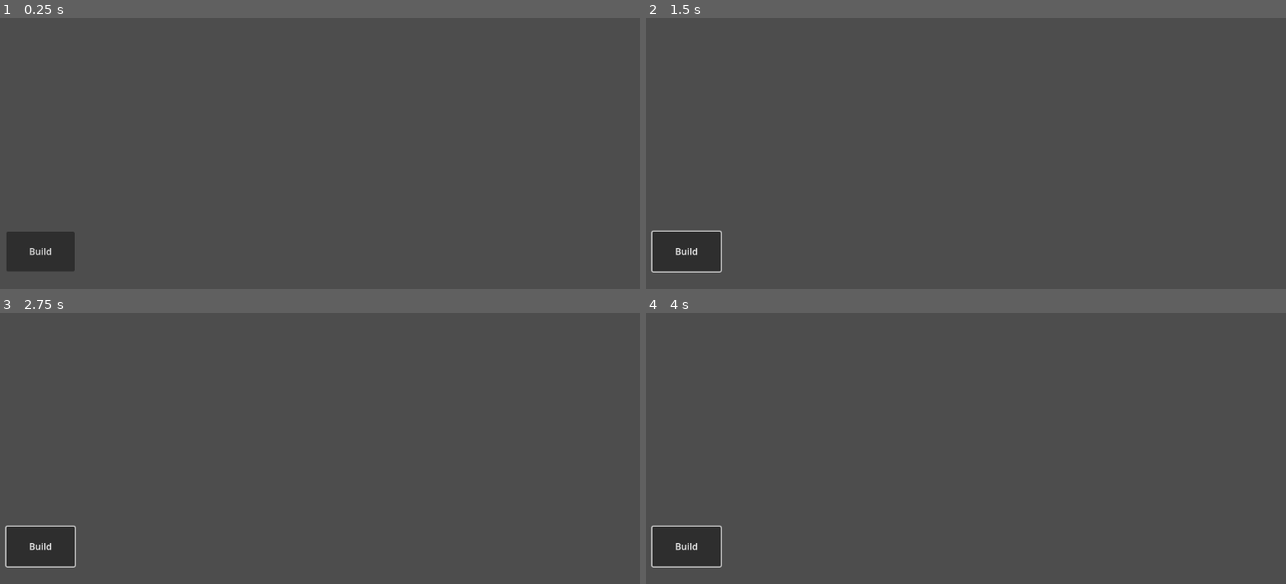
Above: before the commit, frames 1-4 (two rows, left to right).
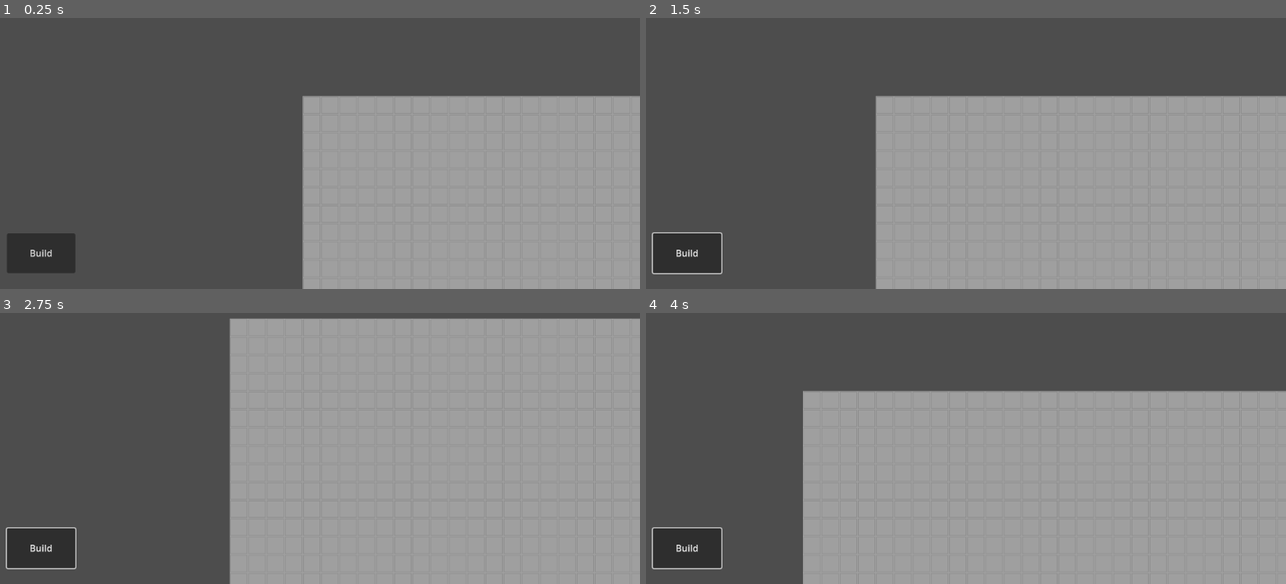
Above: after the commit, the same moments.

Repository: dwlee0802/BusinessTD
Game: Godot game, scene res://Scenes/game.tscn
The game is run twice, just before and just after one commit, with the same random seed, the same clock (stepped at 60 frames per second) and the same inputs.
Inputs (mouse positions are in pixels of both pictures, inside the frame that each line leads up to):
- Up to frame 1 (0.25 s): no input
- Up to frame 2 (1.5 s): click "Build" at 0.5 s; tap Enter at 1.25 s; move the mouse to (1100, 85) at 1.27 s; hold D from 1.28 s (still down); click (1100, 85) at 1.42 s
- Up to frame 3 (2.75 s): tap Space at 2 s; move the mouse to (179, 418) at 2.02 s; release D at 2.03 s; hold S from 2.03 s (still down); click (179, 418) at 2.17 s
- Up to frame 4 (4 s): tap Enter at 2.75 s; move the mouse to (1023, 318) at 2.77 s; release S at 2.78 s; hold D 2.78-3.53 s; click (1023, 318) at 2.92 s; tap Space at 3.5 s; move the mouse to (927, 472) at 3.52 s; hold W from 3.53 s (still down); click (927, 472) at 3.67 s

The runs differ from the first frame. In frame 1, 38% of the frame differs, in the area x 1-100%, y 28-100%; in frame 2, 46%; in frame 3, 63%, in the area x 0-100%, y 2-100%; in frame 4, 54%.

Commit message:
Imported scenes for tiles and mapblocks from another project.

Diff:
--- /dev/null
+++ b/Scenes/camera.gd
@@ -0,0 +1,38 @@
+extends Camera2D
+
+var tileSize
+
+var game
+
+
+# Called when the node enters the scene tree for the first time.
+func _ready():
+	game = get_parent()
+	var board = game.get_node("MapBlock")
+	tileSize = board.TILESIZE
+
+
+# Called every frame. 'delta' is the elapsed time since the previous frame.
+func _process(delta):
+	pass
+
+
+func _input(event):
+	if event is InputEventMouseButton:
+		if event.button_index == MOUSE_BUTTON_WHEEL_UP and event.pressed:
+			zoom = zoom * 1.1
+		if event.button_index == MOUSE_BUTTON_WHEEL_DOWN and event.pressed:
+			zoom = zoom * 0.9
+	if event is InputEventKey and event.pressed:
+		if event.keycode == KEY_W:
+			position += Vector2(0, -tileSize * 4)
+		if event.keycode == KEY_S:
+			position -= Vector2(0, -tileSize * 4)
+		if event.keycode == KEY_A:
+			position += Vector2(-tileSize * 4, 0)
+		if event.keycode == KEY_D:
+			position += Vector2(tileSize * 4, 0)
+
+func FocusOnTile(tile):
+	if tile != null:
+		position = tile.position + Vector2(-tileSize,-tileSize)
--- a/Scenes/game.gd
+++ b/Scenes/game.gd
@@ -1,5 +1,9 @@
 extends Node2D
 
+
+var turretScene = preload("res://Scenes/turret.tscn")
+
+var waitingForBuildLocation
 
 # Called when the node enters the scene tree for the first time.
 func _ready():
--- a/Scenes/game.tscn
+++ b/Scenes/game.tscn
@@ -1,49 +1,54 @@
-[gd_scene load_steps=2 format=3 uid="uid://dt8yek5dlrdl7"]
+[gd_scene load_steps=4 format=3 uid="uid://dt8yek5dlrdl7"]
 
 [ext_resource type="Script" path="res://Scenes/game.gd" id="1_771gj"]
+[ext_resource type="Script" path="res://Scenes/camera.gd" id="2_3q2bq"]
+[ext_resource type="PackedScene" uid="uid://oigaet4tkyjp" path="res://Scenes/map_block.tscn" id="2_d8xa2"]
 
 [node name="Game" type="Node2D"]
 script = ExtResource("1_771gj")
 
 [node name="Camera" type="Camera2D" parent="."]
+script = ExtResource("2_3q2bq")
 
-[node name="InGameUI" type="Control" parent="Camera"]
+[node name="CanvasLayer" type="CanvasLayer" parent="Camera"]
+
+[node name="InGameUI" type="Control" parent="Camera/CanvasLayer"]
 layout_mode = 3
 anchors_preset = 0
-offset_left = -577.0
-offset_top = -327.0
-offset_right = -537.0
-offset_bottom = -287.0
+offset_right = 40.0
+offset_bottom = 40.0
 
-[node name="BuildMenu" type="Control" parent="Camera/InGameUI"]
+[node name="BuildMenu" type="Control" parent="Camera/CanvasLayer/InGameUI"]
 anchors_preset = 0
 offset_left = 41.0
 offset_top = 550.0
 offset_right = 81.0
 offset_bottom = 590.0
 
-[node name="BuildButton" type="Button" parent="Camera/InGameUI/BuildMenu"]
+[node name="BuildButton" type="Button" parent="Camera/CanvasLayer/InGameUI/BuildMenu"]
 layout_mode = 0
 offset_right = 120.0
 offset_bottom = 70.0
 text = "Build"
 
-[node name="BuildOptionsMenu" type="Control" parent="Camera/InGameUI/BuildMenu/BuildButton"]
+[node name="BuildOptionsMenu" type="Control" parent="Camera/CanvasLayer/InGameUI/BuildMenu/BuildButton"]
 visible = false
 anchors_preset = 0
 offset_right = 40.0
 offset_bottom = 40.0
 
-[node name="SelectOptionLabel" type="RichTextLabel" parent="Camera/InGameUI/BuildMenu/BuildButton/BuildOptionsMenu"]
+[node name="SelectOptionLabel" type="RichTextLabel" parent="Camera/CanvasLayer/InGameUI/BuildMenu/BuildButton/BuildOptionsMenu"]
 layout_mode = 0
 offset_top = -45.0
 offset_right = 200.0
 offset_bottom = -5.0
 text = "Select Option"
 
-[node name="TurretButton" type="Button" parent="Camera/InGameUI/BuildMenu/BuildButton/BuildOptionsMenu"]
+[node name="TurretButton" type="Button" parent="Camera/CanvasLayer/InGameUI/BuildMenu/BuildButton/BuildOptionsMenu"]
 layout_mode = 0
 offset_left = 132.0
 offset_right = 232.0
 offset_bottom = 50.0
 text = "Turret"
+
+[node name="MapBlock" parent="." instance=ExtResource("2_d8xa2")]
--- /dev/null
+++ b/Scenes/map_block.gd
@@ -0,0 +1,57 @@
+extends Node2D
+
+class_name MapBlock
+
+@export var boardWidth = 30
+@export var boardHeight = 30
+
+# Size of a square tile's one side's length in pixels
+var initialTilesize = 32
+
+var TILESIZE = 32
+
+var tileScene
+
+var blockTiles = []
+
+var camera
+
+# Called when the node enters the scene tree for the first time.
+func _ready():
+	tileScene = load("res://Scenes/tile.tscn")
+	GenerateGameboard()
+
+# Called every frame. 'delta' is the elapsed time since the previous frame.
+func _process(delta):
+	pass
+
+# makes gameboard based on the parameters for board width and height
+func GenerateGameboard():
+	for i in range(boardHeight):
+		var currentRow = []
+		for j in range(boardWidth):
+			var newTile = tileScene.instantiate()
+			newTile.position = Vector2(j * TILESIZE, i * TILESIZE)
+			newTile.row = i
+			newTile.col = j
+			add_child(newTile)
+			currentRow.append(newTile)
+
+			# make reference to neighbor tiles
+			# left exists
+			if j - 1 >= 0:
+				newTile.leftTile = currentRow[j - 1]
+				newTile.leftTile.rightTile = newTile
+			# up exists
+			if i - 1 >= 0:
+				newTile.upperTile = blockTiles[i - 1][j]
+				newTile.upperTile.lowerTile = newTile
+
+		blockTiles.append(currentRow)
+
+
+func PixelCoordToTileIndex(position):
+	return [position.y / TILESIZE as int, position.x / TILESIZE as int]
+
+func TileIndexToPixelCoord(position):
+	return Vector2(position[1] * TILESIZE + TILESIZE / 2, position[0] * TILESIZE + TILESIZE / 2)
--- /dev/null
+++ b/Scenes/map_block.tscn
@@ -0,0 +1,6 @@
+[gd_scene load_steps=2 format=3 uid="uid://oigaet4tkyjp"]
+
+[ext_resource type="Script" path="res://Scenes/map_block.gd" id="1_e4uyr"]
+
+[node name="MapBlock" type="Node2D"]
+script = ExtResource("1_e4uyr")
--- /dev/null
+++ b/Scenes/tile.gd
@@ -0,0 +1,34 @@
+extends Node2D
+
+class_name Tile
+
+# Script to hold individual tile variables
+@export var col: int = 0
+@export var row: int = 0
+
+var upperTile
+var lowerTile
+var rightTile
+var leftTile
+
+var dist: int = 1000000
+
+var game
+
+# Called when the node enters the scene tree for the first time.
+func _ready():
+	pass
+
+
+# Called every frame. 'delta' is the elapsed time since the previous frame.
+func _process(delta):
+	pass
+
+
+func _to_string():
+	var output
+	output = "tile at "
+
+	output += str(row) + ", " + str(col) + "\n"
+
+	return output
--- /dev/null
+++ b/Scenes/tile.tscn
@@ -0,0 +1,20 @@
+[gd_scene load_steps=4 format=3 uid="uid://belw4w7jwyefs"]
+
+[ext_resource type="Script" path="res://Scenes/tile.gd" id="1_vwmq0"]
+[ext_resource type="Texture2D" uid="uid://dpo8d7pkjqn4k" path="res://Art/tile.png" id="2_we066"]
+
+[sub_resource type="RectangleShape2D" id="RectangleShape2D_f6rkh"]
+size = Vector2(32, 32)
+
+[node name="Tile" type="RigidBody2D"]
+mass = 0.01
+freeze = true
+script = ExtResource("1_vwmq0")
+
+[node name="CollisionShape2D" type="CollisionShape2D" parent="."]
+shape = SubResource("RectangleShape2D_f6rkh")
+debug_color = Color(0, 0.6, 0.701961, 0.419608)
+
+[node name="Sprite2D" type="Sprite2D" parent="."]
+texture_filter = 1
+texture = ExtResource("2_we066")
Binary file added: Art/tile.png
Not shown, added: Art/tile.png.import
